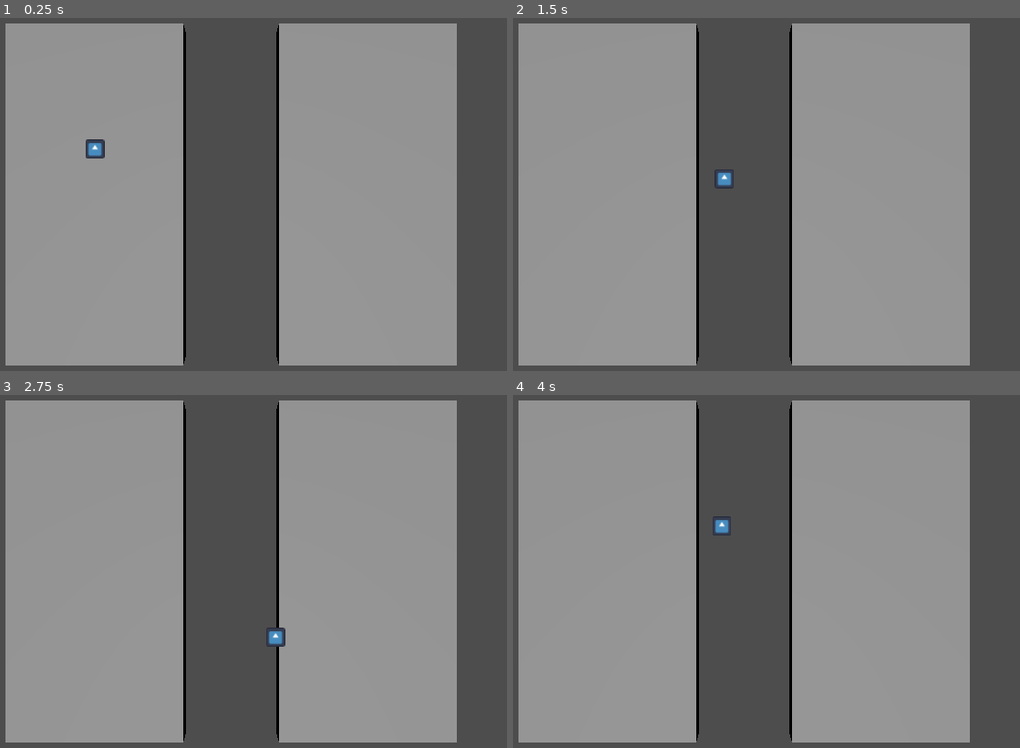
Above: before the commit, frames 1-4 (two rows, left to right).
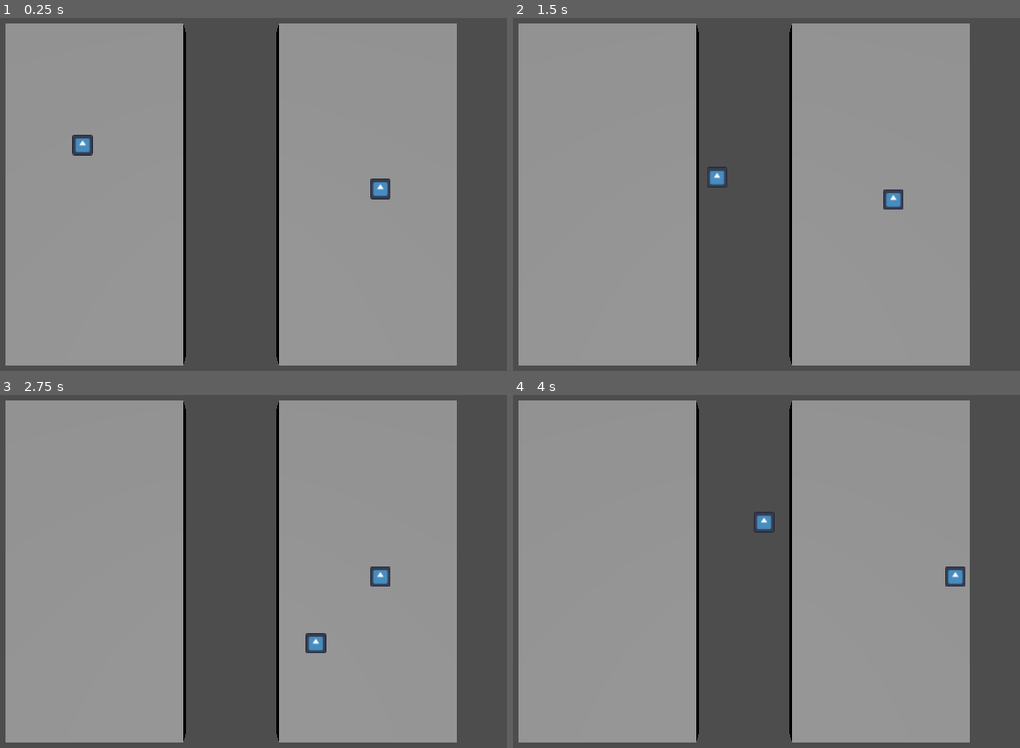
Above: after the commit, the same moments.

Repository: PfandBoss/SemesterGameJam2022
Game: Godot game, scene res://Nodes/game.tscn
Two runs of this game, one before a commit and one after it. Both use one fixed random seed, a clock stepped at 60 frames per second and the inputs below. The project has no main scene, so this scene is started directly. The engine's default icon, where the game draws it, is replaced by a stand-in: a white triangle on a blue panel in a dark square.
Inputs:
- Up to frame 1 (0.25 s): no input
- Up to frame 2 (1.5 s): tap Enter at 0.5 s; hold D (p1_right) 0.53-1.28 s; tap G (p1_interact) at 0.6 s; hold S (p1_down) from 1.28 s (still down); tap Down (p2_down) at 1.35 s
- Up to frame 3 (2.75 s): release S (p1_down) at 2.03 s; hold D (p1_right) from 2.03 s (still down); tap . (p2_interact) at 2.1 s
- Up to frame 4 (4 s): release D (p1_right) at 2.78 s; hold W (p1_up) 2.78-3.53 s; tap Left (p2_left) at 2.85 s; hold A (p1_left) from 3.53 s (still down); hold Right (p2_right) from 3.53 s (still down)

The runs differ from the first frame. In frame 1, 0.6% of the frame differs, in the area x 14-77%, y 33-52%; in frame 2, 0.4%; in frame 3, 0.6%, in the area x 52-77%, y 48-74%; in frame 4, 0.6%.
Error in both runs: Invalid access to property or key 'shoot' on a base object of type 'Nil'. (res://scripts/Train.gd:21)

Commit message:
playable

Diff:
--- a/Nodes/game.tscn
+++ b/Nodes/game.tscn
@@ -36,7 +36,7 @@
 shape = SubResource("ConcavePolygonShape3D_p3d4e")
 
 [node name="CharacterBody3D" parent="Player1" instance=ExtResource("4_1ipcp")]
-transform = Transform3D(1, 0, -3.55271e-15, 0, 1, 0, 3.55271e-15, 0, 1, -1.18815, 0, -11.064)
+transform = Transform3D(1, 0, -3.55271e-15, 0, 1, 0, 3.55271e-15, 0, 1, -1.18815, 1, -11.064)
 
 [node name="Player2" type="Node3D" parent="."]
 transform = Transform3D(-0.0154456, -6.75145e-10, -0.999879, -5.21344e-12, 1, -6.75146e-10, 0.999879, -5.2134e-12, -0.0154456, -8, 0, -32)
@@ -49,7 +49,11 @@
 [node name="StaticBody3D" type="StaticBody3D" parent="Player2/MeshInstance3D"]
 
 [node name="CollisionShape3D" type="CollisionShape3D" parent="Player2/MeshInstance3D/StaticBody3D"]
+transform = Transform3D(1, 8.23952e-25, 0, -1.6479e-25, 1, 0, 0, -1.65436e-24, 1, 0, 0, 0)
 shape = SubResource("ConcavePolygonShape3D_l76gd")
+
+[node name="CharacterBody3D" parent="Player2" instance=ExtResource("4_1ipcp")]
+transform = Transform3D(-0.0154457, -5.21527e-12, 0.999882, -6.75147e-10, 1, -5.21524e-12, -0.999882, -6.75146e-10, -0.0154457, 31.3762, 1.5, -17.7157)
 
 [node name="DirectionalLight3D" type="DirectionalLight3D" parent="."]
 transform = Transform3D(1, 0, 0, 0, 0.258819, 0.965926, 0, -0.965926, 0.258819, 0, 0, 0)
--- a/scripts/Logic/Game.gd
+++ b/scripts/Logic/Game.gd
@@ -13,6 +13,7 @@
 
 
 func _ready():
+	p2_train.get_node("CharacterBody3D").is_player1 = false
 	p2_train.is_P1 = false
 	p1_train.hit.connect(_on_hit_player)
 
